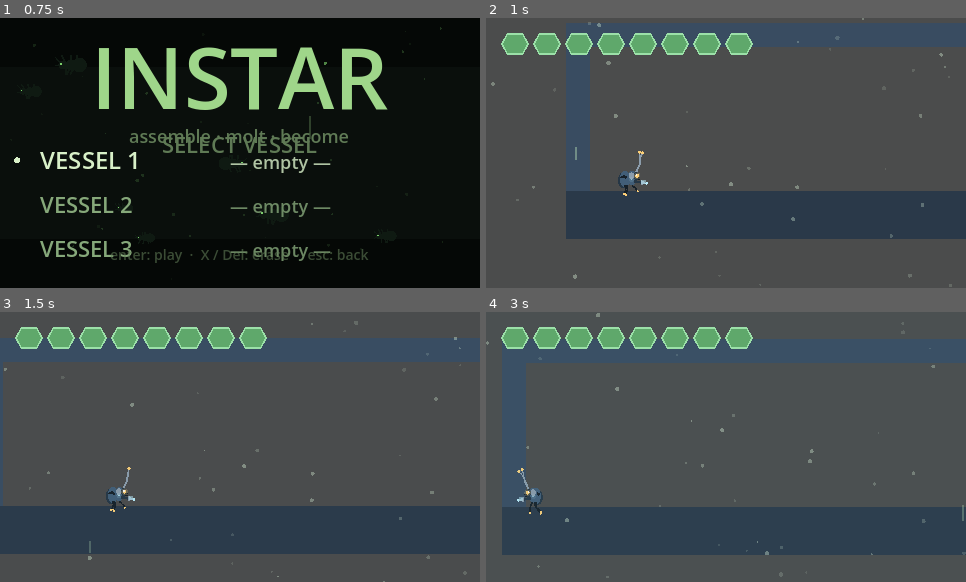
Above: before the commit, frames 1-4 (two rows, left to right).
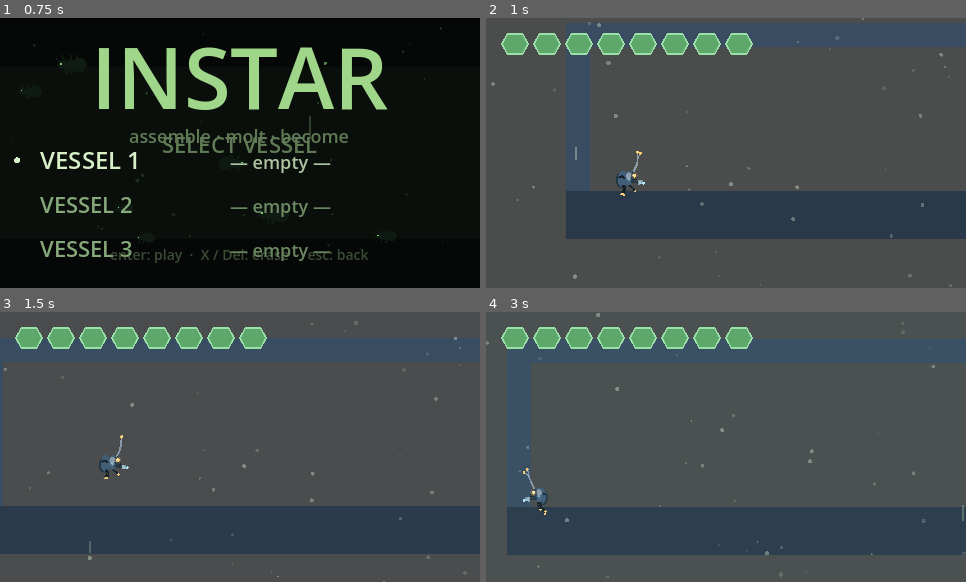
Above: after the commit, the same moments.

Repository: AdventurousArdvark/Bugvania
Game: Godot game, scene res://scenes/title.tscn
Same seed, same stepped clock (60 frames per second), same inputs: the game is played once before the commit and once after it.
Inputs (mouse positions are in pixels of both pictures, inside the frame that each line leads up to):
- Up to frame 1 (0.75 s): tap Enter (pause) at 0.5 s; move the mouse to (345, 139) at 0.52 s; hold D (move_right) from 0.53 s (still down); tap Space (jump) at 0.6 s; click (345, 139) at 0.67 s
- Up to frame 2 (1 s): keep holding D (move_right); tap Space (jump) at 0.77 s
- Up to frame 3 (1.5 s): tap Space (jump) at 1.07 s; release D (move_right) at 1.25 s; drag from (144, 460) to (259, 441) at 1.27 s
- Up to frame 4 (3 s): move the mouse to (774, 387) at 2.02 s; hold A (move_left) 2.03-2.75 s; tap Shift (dash) at 2.1 s; tap Space (jump) at 2.3 s; drag from (702, 501) to (543, 495) at 2.77 s

Frame 1 is identical in both runs. In frame 2, 0.3% of the frame differs, in the area x 27-34%, y 49-66%; in frame 3, 0.6%, in the area x 20-29%, y 45-75%; in frame 4, 0.6%.

Commit message:
mad character more floaty

Diff:
--- a/scripts/player.gd
+++ b/scripts/player.gd
@@ -28,18 +28,21 @@
 
 # --- Run ---
 @export var max_run_speed := 240.0
+@export var air_max_speed := 200.0      # SMASH: lower active air speed -> you drift, not dart
 @export var run_accel := 2600.0        # snappy ramp; lower for more weight
 @export var ground_friction := 1800.0  # moderate: you still slide a little on release
-@export var air_accel := 1800.0
-@export var air_friction := 700.0
+@export var air_accel := 1500.0         # SMASH: gentle air steering
+@export var air_friction := 360.0       # SMASH: low drag -> momentum carries through the air
 @export var turn_boost := 2.4          # accel multiplier when reversing direction
 
 # --- Jump ---
 @export var jump_velocity := -430.0
+@export var short_hop_velocity := -270.0   # SMASH: tap = short hop, hold = full hop
 @export var jump_cut_multiplier := 0.45
 @export var gravity := 1300.0
 @export var fall_gravity := 1700.0     # heavier going down = weighty arc
 @export var max_fall_speed := 720.0
+@export var fast_fall_speed := 1080.0  # SMASH: tap down while falling to drop fast
 @export var coyote_time := 0.10
 @export var jump_buffer_time := 0.10
 
@@ -112,6 +115,7 @@
 var _wall_jump_dir := 0.0     # +1 = launched rightward (off a left wall), -1 = left
 var _air_dash_used := false
 var _double_jump_used := false
+var _fast_falling := false
 var _is_sliding := false
 var _is_wall_sliding := false
 var _facing := 1
@@ -235,8 +239,16 @@
 	_handle_horizontal(delta, input_x)
 	_handle_wall()
 
-	if Input.is_action_just_released("jump") and velocity.y < 0.0:
-		velocity.y *= jump_cut_multiplier
+	# SMASH short hop: release jump while still rising hard -> snap down to the
+	# short-hop height. Hold past that and you get the full jump. Two clean heights.
+	if Input.is_action_just_released("jump") and velocity.y < short_hop_velocity:
+		velocity.y = short_hop_velocity
+
+	# SMASH fast-fall: tap down past the apex to commit to a faster descent.
+	if not is_on_floor() and velocity.y > 0.0 and not _fast_falling \
+			and Input.get_axis("move_up", "move_down") > 0.5:
+		_fast_falling = true
+		velocity.y = maxf(velocity.y, fast_fall_speed)
 
 	_try_jump()
 	_try_dash()
@@ -246,9 +258,11 @@
 
 func _apply_gravity(delta: float) -> void:
 	if is_on_floor():
+		_fast_falling = false
 		return
 	var g := fall_gravity if velocity.y > 0.0 else gravity
-	velocity.y = minf(velocity.y + g * delta, max_fall_speed)
+	var cap := fast_fall_speed if _fast_falling else max_fall_speed
+	velocity.y = minf(velocity.y + g * delta, cap)
 
 
 func _handle_horizontal(delta: float, input_x: float) -> void:
@@ -259,6 +273,7 @@
 	var on_floor := is_on_floor()
 	var accel := run_accel if on_floor else air_accel
 	var fric := ground_friction if on_floor else air_friction
+	var top := max_run_speed if on_floor else air_max_speed   # SMASH: lower air speed
 	var allow_boost := true
 
 	# Super Metroid feel: for a short window after a wall jump, steering BACK toward
@@ -272,7 +287,7 @@
 		# Reversing direction -> stronger accel so quick changes feel instant.
 		if allow_boost and signf(input_x) != signf(velocity.x) and velocity.x != 0.0:
 			accel *= turn_boost
-		velocity.x = move_toward(velocity.x, input_x * max_run_speed, accel * delta)
+		velocity.x = move_toward(velocity.x, input_x * top, accel * delta)
 	else:
 		# >>> MOMENTUM: friction only bleeds speed when you let go; never snaps to 0.
 		velocity.x = move_toward(velocity.x, 0.0, fric * delta)
@@ -328,6 +343,7 @@
 	if has_double_jump and not _double_jump_used:
 		velocity.y = jump_velocity
 		_double_jump_used = true
+		_fast_falling = false                     # SMASH: double jump resets the dive
 		_jump_buffer = 0.0
 		Audio.play("double_jump")
 
